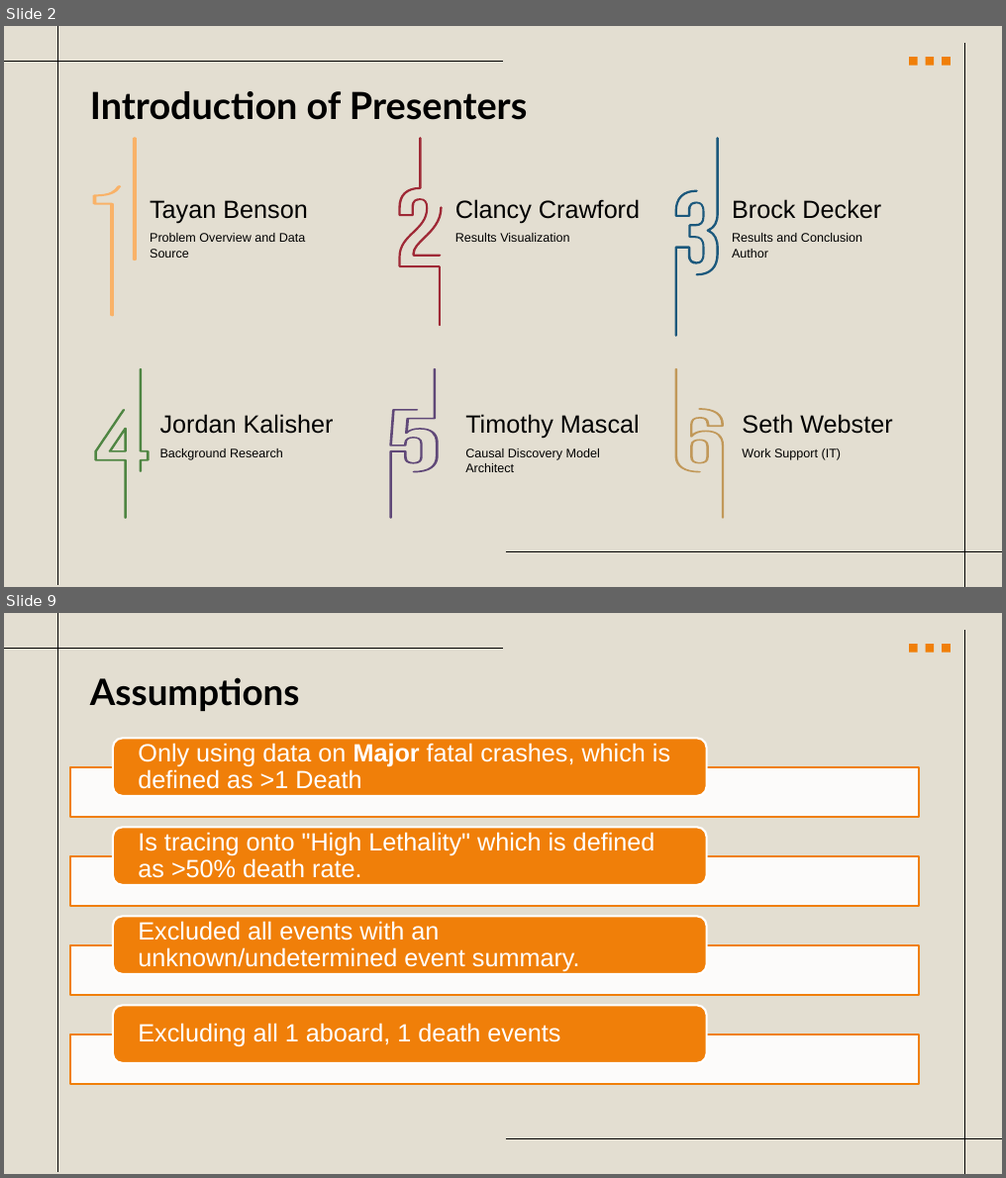
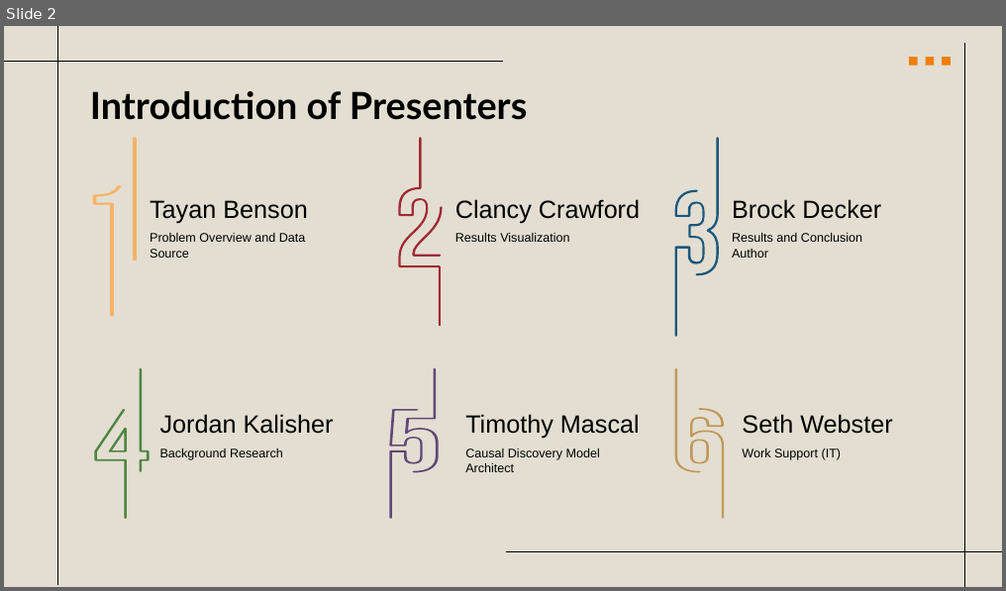
Before and after one commit to clancy-crawford/clancy-crawford.github.io, a slide deck: Projects/Lethal_Aviation_Accidents/MA_505_Final_Presentation.pptx. Shown one above the other, each under a label of ours: slides 2 and 9 before the commit, slide 2 after it; the slides between them are not shown. The pictures are 1006x1178 and 1006x591 pixels, drawn with LibreOffice and Linux fonts; fonts in the diff are those of the drawing. Boxes give left, top, right and bottom in pixels: in the first picture for what was removed or moved away, otherwise in the second. Text is boxed around its words. In the diff, an @@ line names an element or a change of style, - is before the commit and + after.

```diff
--- a/Projects/Lethal_Aviation_Accidents/MA_505_Final_Presentation.pptx
+++ b/Projects/Lethal_Aviation_Accidents/MA_505_Final_Presentation.pptx
@@ slide 9 removed at [4,613,1002,1174], background #E3DED1; not listed: 7 template elements that a slide beside it also shows @@
@@ title removed at [90,677,300,711] @@
-Assumptions
@@ group removed at [70,738,919,1084]: 4 rectangles, 4 rounded rectangles, 4 texts @@
-Only using data on Major fatal crashes, which is defined as >1 Death
-Is tracing onto "High Lethality" which is defined as >50% death rate.
-Excluded all events with an unknown/undetermined event summary.
-Excluding all 1 aboard, 1 death events
```
Also in this commit, not shown: 10 slides changed, 5 slides added, 3 other slides removed, 1 other file.
